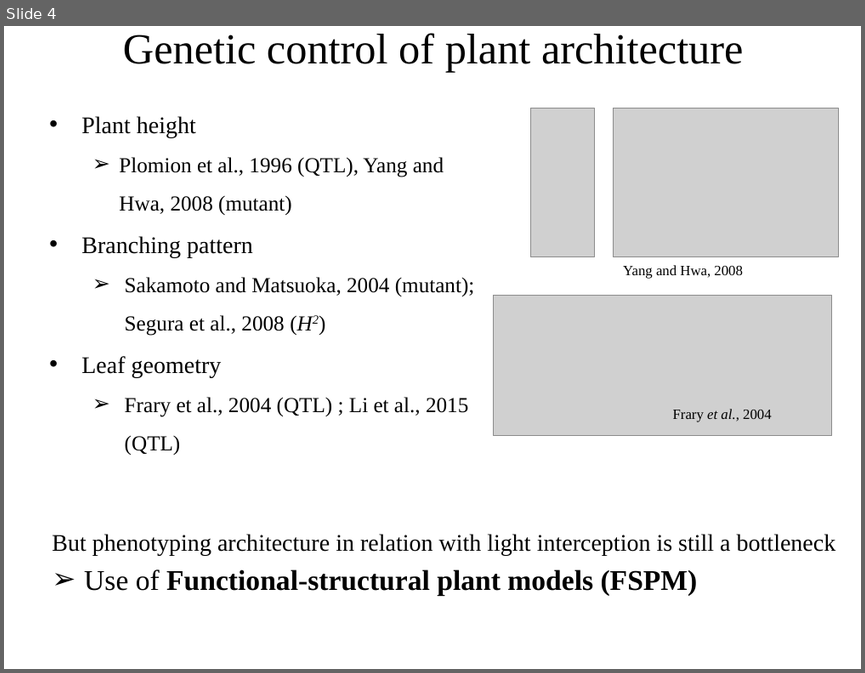
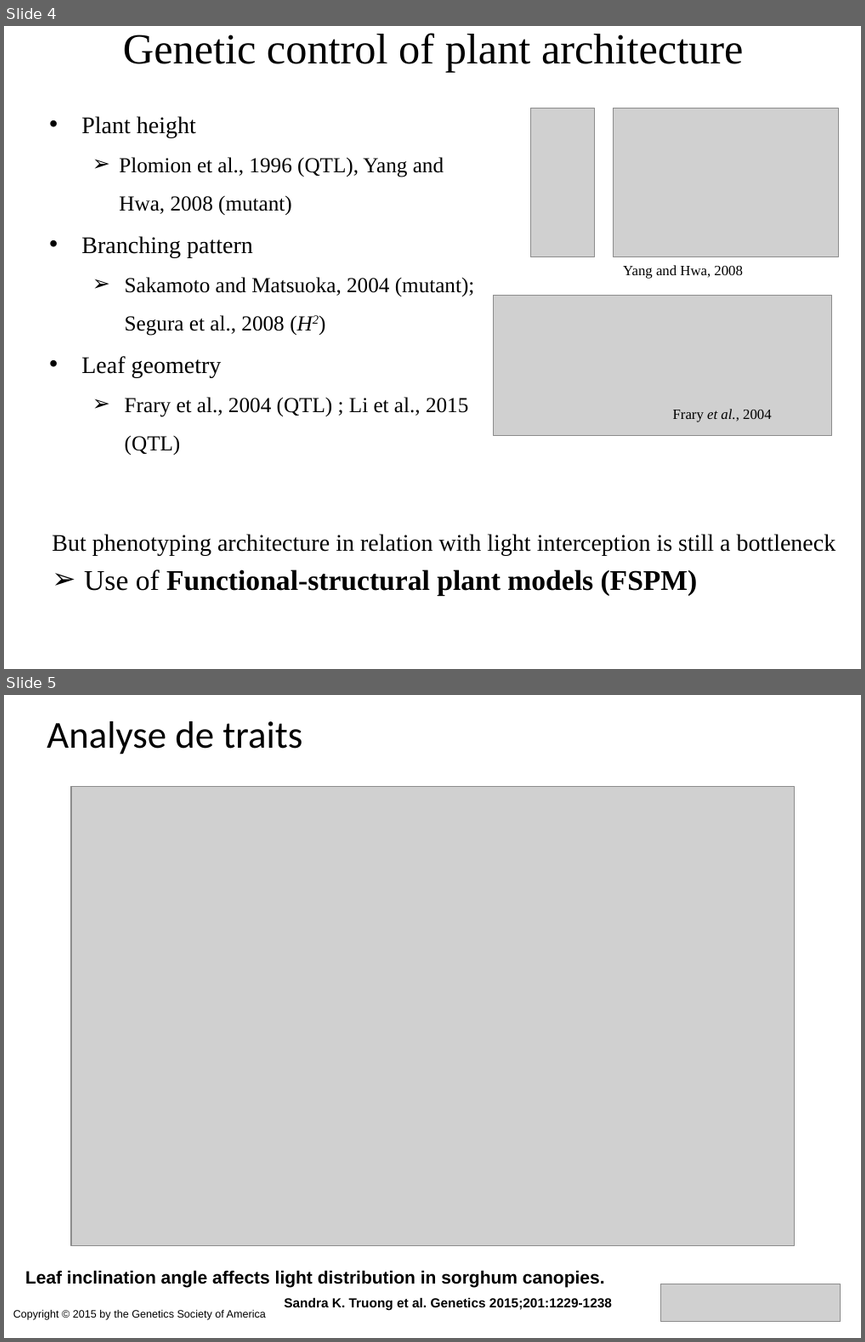
Before and after one commit to openalea-training/supagro_training_2018, a slide deck: TD_1/Intro.pptx. Shown one above the other, each under a label of ours: slide 4 before the commit, slides 4 and 5 after it. The pictures are 865x673 and 865x1342 pixels, drawn with LibreOffice and Linux fonts; fonts in the diff are those of the drawing; grey boxes stand for pictures. Boxes give left, top, right and bottom in pixels: in the first picture for what was removed or moved away, otherwise in the second. Text is boxed around its words. In the diff, an @@ line names an element or a change of style, - is before the commit and + after.

Commit message:
add example for intro

```diff
--- a/TD_1/Intro.pptx
+++ b/TD_1/Intro.pptx
@@ slide 5 added at <box>4,695,861,1338</box>, background #FFFFFF @@
@@ text added at <box>46,721,302,755</box>, 32 pt, text #000000 @@
+Analyse de traits
@@ picture added at <box>71,787,794,1245</box> @@
@@ text added at <box>25,1270,605,1287</box>, 15 pt, text #000000, bold @@
+Leaf inclination angle affects light distribution in sorghum canopies.
@@ text added at <box>284,1298,612,1310</box>, 11 pt, text #000000, bold @@
+Sandra K. Truong et al. Genetics 2015;201:1229-1238
@@ picture added at <box>660,1283,840,1321</box> @@
@@ text added at <box>13,1310,266,1320</box>, 9 pt, text #000000 @@
+Copyright © 2015 by the Genetics Society of America
```
